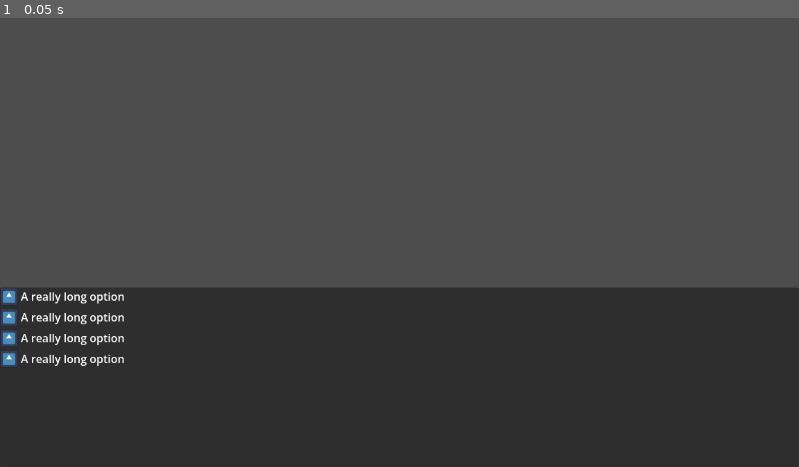
Above: before the commit, frame 1.
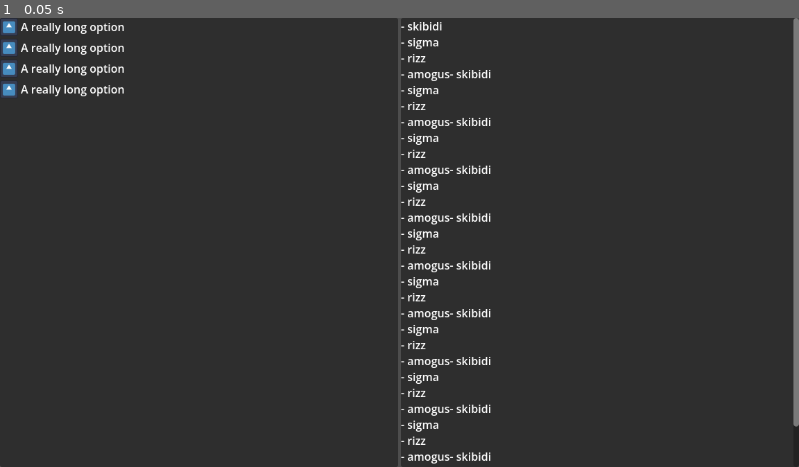
Above: after the commit, the same moment.

Repository: GenericUserIsTaken/GGJ2026
Game: Godot game, scene res://scenes/dialogue/dialogue_window.tscn
The game is run twice, just before and just after one commit, with the same random seed, the same clock (stepped at 60 frames per second) and the same inputs. The project has no main scene, so this scene is started directly. The engine's default icon, where the game draws it, is replaced by a stand-in: a white triangle on a blue panel in a dark square.
Inputs:
- Up to frame 1 (0.05 s): no input

The runs differ from the first frame. In frame 1, 61% of the frame differs, in the area x 0-100%, y 0-100%.

Commit message:
Update dialogue_window.tscn

Diff:
--- a/scenes/dialogue/dialogue_window.tscn
+++ b/scenes/dialogue/dialogue_window.tscn
@@ -10,25 +10,28 @@
 grow_horizontal = 2
 grow_vertical = 2
 
-[node name="PanelContainer" type="PanelContainer" parent="." unique_id=469345931]
+[node name="HBoxContainer" type="HBoxContainer" parent="." unique_id=556090801]
 layout_mode = 1
-anchors_preset = -1
-anchor_top = 0.6
+anchors_preset = 15
 anchor_right = 1.0
 anchor_bottom = 1.0
 grow_horizontal = 2
-grow_vertical = 0
+grow_vertical = 2
 
-[node name="OptionsGrid" type="GridContainer" parent="PanelContainer" unique_id=669535393]
+[node name="PanelContainer" type="PanelContainer" parent="HBoxContainer" unique_id=469345931]
+layout_mode = 2
+size_flags_horizontal = 3
+
+[node name="OptionsGrid" type="GridContainer" parent="HBoxContainer/PanelContainer" unique_id=669535393]
 unique_name_in_owner = true
 layout_mode = 2
 columns = 2
 
-[node name="Control" type="Control" parent="PanelContainer/OptionsGrid" unique_id=1243886526]
+[node name="Control" type="Control" parent="HBoxContainer/PanelContainer/OptionsGrid" unique_id=1243886526]
 custom_minimum_size = Vector2(26, 26)
 layout_mode = 2
 
-[node name="TextureRect" type="TextureRect" parent="PanelContainer/OptionsGrid/Control" unique_id=824218943]
+[node name="TextureRect" type="TextureRect" parent="HBoxContainer/PanelContainer/OptionsGrid/Control" unique_id=824218943]
 layout_mode = 1
 anchors_preset = 15
 anchor_right = 1.0
@@ -38,15 +41,15 @@
 texture = ExtResource("1_riuec")
 expand_mode = 1
 
-[node name="Label" type="Label" parent="PanelContainer/OptionsGrid" unique_id=2125805048]
+[node name="Label" type="Label" parent="HBoxContainer/PanelContainer/OptionsGrid" unique_id=2125805048]
 layout_mode = 2
 text = "A really long option"
 
-[node name="Control2" type="Control" parent="PanelContainer/OptionsGrid" unique_id=2108425325]
+[node name="Control2" type="Control" parent="HBoxContainer/PanelContainer/OptionsGrid" unique_id=2108425325]
 custom_minimum_size = Vector2(26, 26)
 layout_mode = 2
 
-[node name="TextureRect" type="TextureRect" parent="PanelContainer/OptionsGrid/Control2" unique_id=860918492]
+[node name="TextureRect" type="TextureRect" parent="HBoxContainer/PanelContainer/OptionsGrid/Control2" unique_id=860918492]
 layout_mode = 1
 anchors_preset = 15
 anchor_right = 1.0
@@ -56,15 +59,15 @@
 texture = ExtResource("1_riuec")
 expand_mode = 1
 
-[node name="Label2" type="Label" parent="PanelContainer/OptionsGrid" unique_id=2137138472]
+[node name="Label2" type="Label" parent="HBoxContainer/PanelContainer/OptionsGrid" unique_id=2137138472]
 layout_mode = 2
 text = "A really long option"
 
-[node name="Control3" type="Control" parent="PanelContainer/OptionsGrid" unique_id=711440045]
+[node name="Control3" type="Control" parent="HBoxContainer/PanelContainer/OptionsGrid" unique_id=711440045]
 custom_minimum_size = Vector2(26, 26)
 layout_mode = 2
 
-[node name="TextureRect" type="TextureRect" parent="PanelContainer/OptionsGrid/Control3" unique_id=973204475]
+[node name="TextureRect" type="TextureRect" parent="HBoxContainer/PanelContainer/OptionsGrid/Control3" unique_id=973204475]
 layout_mode = 1
 anchors_preset = 15
 anchor_right = 1.0
@@ -74,15 +77,15 @@
 texture = ExtResource("1_riuec")
 expand_mode = 1
 
-[node name="Label3" type="Label" parent="PanelContainer/OptionsGrid" unique_id=277577797]
+[node name="Label3" type="Label" parent="HBoxContainer/PanelContainer/OptionsGrid" unique_id=277577797]
 layout_mode = 2
 text = "A really long option"
 
-[node name="Control4" type="Control" parent="PanelContainer/OptionsGrid" unique_id=470979506]
+[node name="Control4" type="Control" parent="HBoxContainer/PanelContainer/OptionsGrid" unique_id=470979506]
 custom_minimum_size = Vector2(26, 26)
 layout_mode = 2
 
-[node name="TextureRect" type="TextureRect" parent="PanelContainer/OptionsGrid/Control4" unique_id=1920660767]
+[node name="TextureRect" type="TextureRect" parent="HBoxContainer/PanelContainer/OptionsGrid/Control4" unique_id=1920660767]
 layout_mode = 1
 anchors_preset = 15
 anchor_right = 1.0
@@ -92,6 +95,45 @@
 texture = ExtResource("1_riuec")
 expand_mode = 1
 
-[node name="Label4" type="Label" parent="PanelContainer/OptionsGrid" unique_id=227649497]
+[node name="Label4" type="Label" parent="HBoxContainer/PanelContainer/OptionsGrid" unique_id=227649497]
 layout_mode = 2
 text = "A really long option"
+
+[node name="PanelContainer2" type="PanelContainer" parent="HBoxContainer" unique_id=237788116]
+layout_mode = 2
+size_flags_horizontal = 3
+
+[node name="Transcript" type="RichTextLabel" parent="HBoxContainer/PanelContainer2" unique_id=396475760]
+unique_name_in_owner = true
+layout_mode = 2
+text = "- skibidi
+- sigma
+- rizz
+- amogus- skibidi
+- sigma
+- rizz
+- amogus- skibidi
+- sigma
+- rizz
+- amogus- skibidi
+- sigma
+- rizz
+- amogus- skibidi
+- sigma
+- rizz
+- amogus- skibidi
+- sigma
+- rizz
+- amogus- skibidi
+- sigma
+- rizz
+- amogus- skibidi
+- sigma
+- rizz
+- amogus- skibidi
+- sigma
+- rizz
+- amogus- skibidi
+- sigma
+- rizz
+- amogus"
Not shown: 1 places in scenes/dialogue/dialogue_window.tscn that only renumber resources
